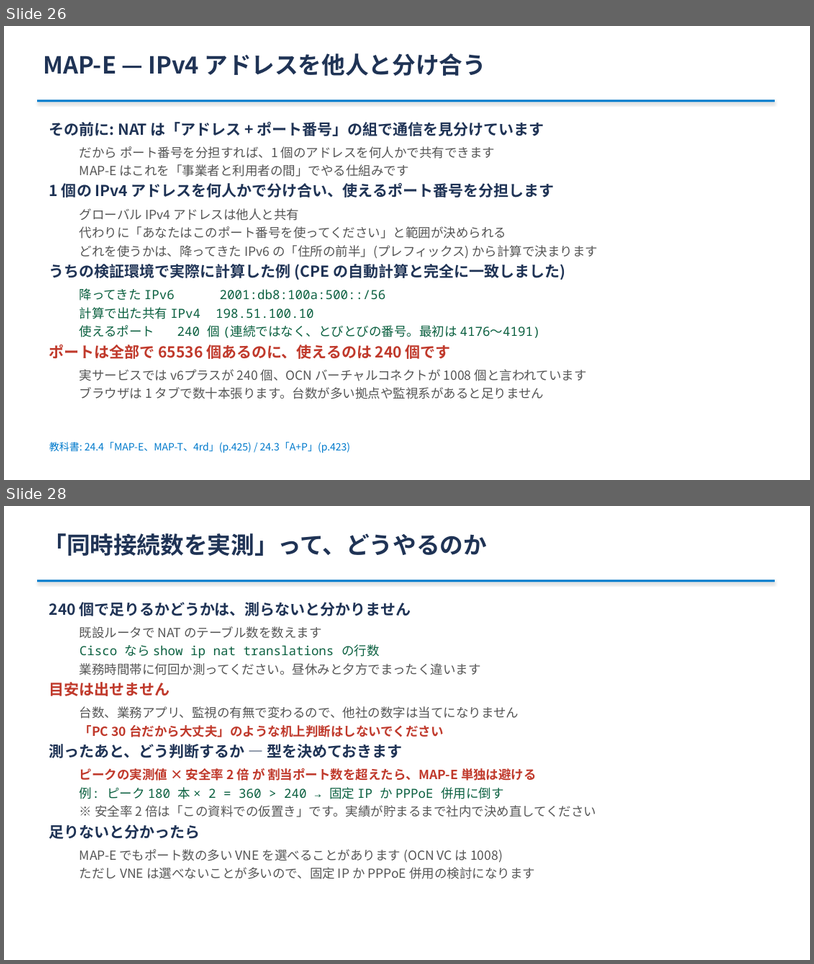
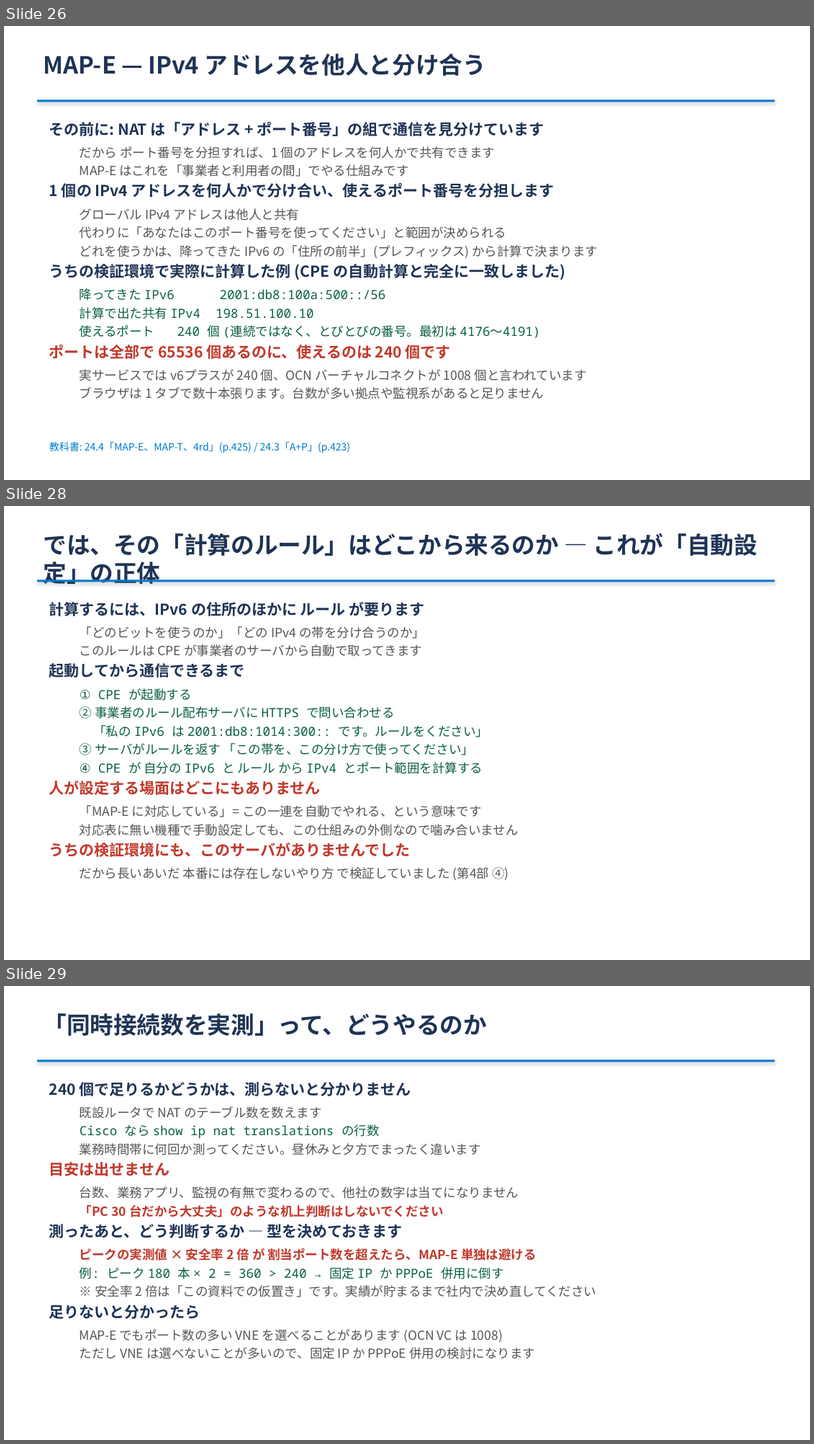
Before and after one commit to ginchankawaii/claude-code-book-template, a slide deck: docs/ipoe-lab/slides/setsumeikai.pptx. Shown one above the other, each under a label of ours: slides 26 and 28 before the commit, slides 26, 28 and 29 after it; the slides between them are not shown. The pictures are 814x964 and 814x1444 pixels, drawn with LibreOffice and Linux fonts; fonts in the diff are those of the drawing. Boxes give left, top, right and bottom in pixels: in the first picture for what was removed or moved away, otherwise in the second. Text is boxed around its words. In the diff, an @@ line names an element or a change of style, - is before the commit and + after.

```diff
--- a/docs/ipoe-lab/slides/setsumeikai.pptx
+++ b/docs/ipoe-lab/slides/setsumeikai.pptx
@@ slide 28 added at [4,506,810,960], background #FFFFFF @@
@@ text added at [43,533,758,584], 28 pt, text #1F3355, bold @@
+では、その「計算のルール」はどこから来るのか — これが「自動設定」の正体
@@ rectangle added at [37,580,775,582], fill #007ACC @@
@@ text added at [49,602,519,880], 15 pt, text #555555 @@
+計算するには、IPv6 の住所のほかに ルール が要ります
+  「どのビットを使うのか」「どの IPv4 の帯を分け合うのか」
+  このルールは CPE が事業者のサーバから自動で取ってきます
+起動してから通信できるまで
+  ① CPE が起動する
+  ② 事業者のルール配布サーバに HTTPS で問い合わせる
+  「私の IPv6 は 2001:db8:1014:300:: です。ルールをください」
+  ③ サーバがルールを返す 「この帯を、この分け方で使ってください」
+  ④ CPE が 自分の IPv6 と ルール から IPv4 とポート範囲を計算する
+人が設定する場面はどこにもありません
+  「MAP-E に対応している」= この一連を自動でやれる、という意味です
+  対応表に無い機種で手動設定しても、この仕組みの外側なので噛み合いません
+うちの検証環境にも、このサーバがありませんでした
+  だから長いあいだ 本番には存在しないやり方 で検証していました (第4部 ④)
@@ what was slide 28 is now slide 29 @@
```
Also in this commit, not shown: 6 slides changed, 2 other slides added, 2 other files.
